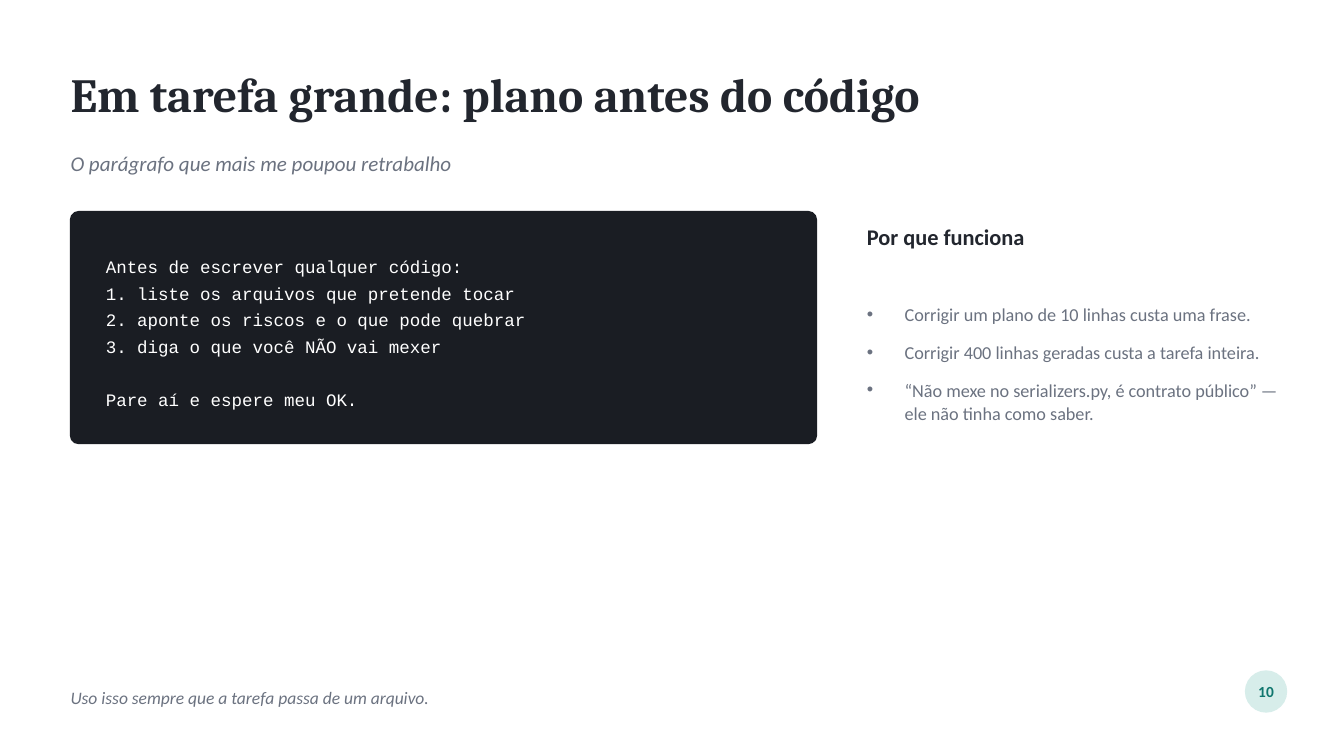
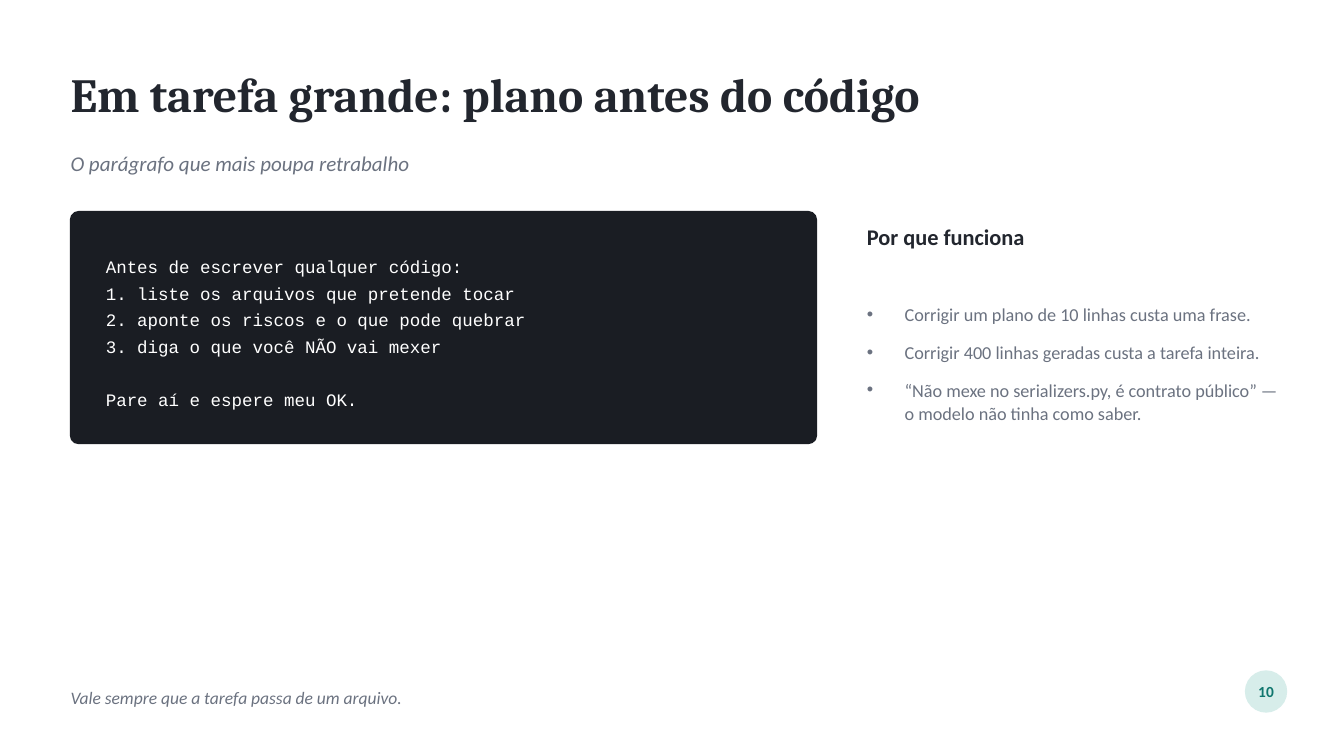
Before and after one commit to devdiasbr/boas-praticas-ia, a slide deck: slide 11 of apresentacao/como-eu-uso-ia.pptx. Drawn at 1344x756 pixels with LibreOffice and Linux fonts; fonts in the diff are those of the drawing. Boxes give left, top, right and bottom in pixels: in the first picture for what was removed or moved away, otherwise in the second. Text is boxed around its words. In the diff, an @@ line names an element or a change of style, - is before the commit and + after.

```diff
--- a/apresentacao/como-eu-uso-ia.pptx
+++ b/apresentacao/como-eu-uso-ia.pptx
@@ text at (71, 156, 409, 175): text changed @@
-O parágrafo que mais me poupou retrabalho
+O parágrafo que mais poupa retrabalho
@@ text at (905, 384, 1257, 420): text changed @@
-• “Não mexe no serializers.py, é contrato público” — ele não tinha como saber.
+• “Não mexe no serializers.py, é contrato público” — o modelo não tinha como saber.
@@ text at (71, 692, 402, 707): text changed @@
-Uso isso sempre que a tarefa passa de um arquivo.
+Vale sempre que a tarefa passa de um arquivo.
```
Also in this commit, not shown: 21 other slides changed, 1 other file.
